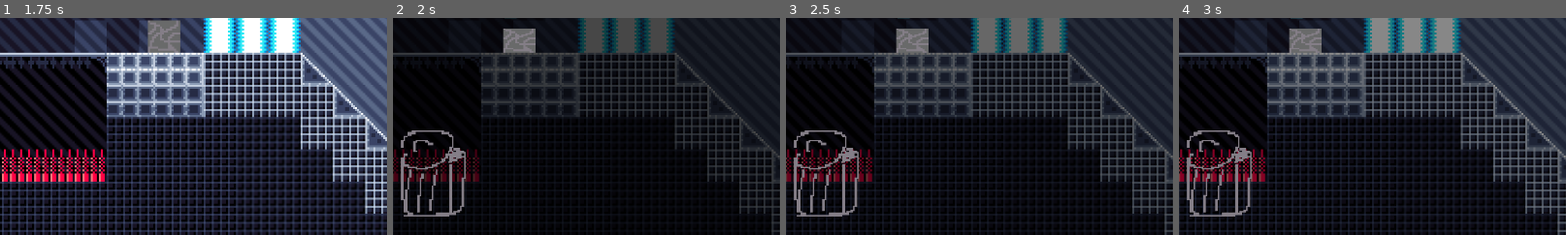
Above: before the commit, frames 1-4 (left to right).
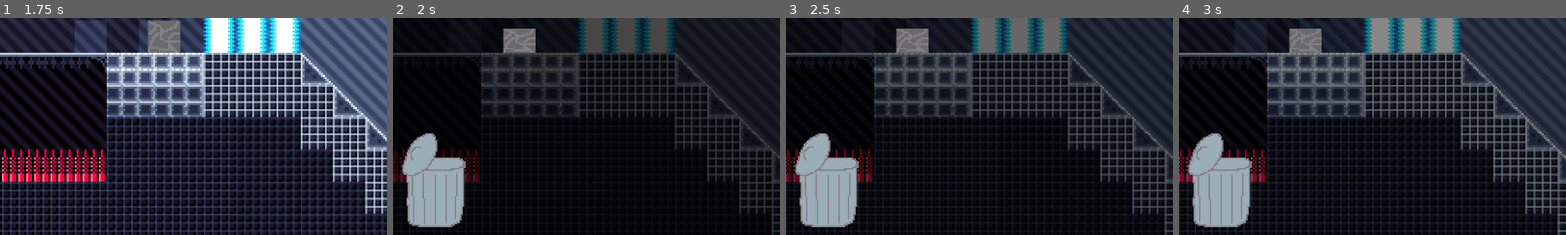
Above: after the commit, the same moments.

Repository: Jcodefox/GMTK2023TeamUmbrellaLand
Game: Godot game, scene res://scenes/main.tscn
Two runs of this game, one before a commit and one after it. Both use one fixed random seed, a clock stepped at 60 frames per second and the inputs below.
Inputs (mouse positions are % of the whole screen's width and height, from its top left):
- Up to frame 1 (1.75 s): move the mouse to (72, 45) at 0.52 s; click (72, 45) at 0.67 s; click "+1" at 1.25 s
- Up to frame 2 (2 s): no input
- Up to frame 3 (2.5 s): move the mouse to (61, 55) at 2.02 s; click (61, 55) at 2.17 s
- Up to frame 4 (3 s): move the mouse to (60, 28) at 2.77 s; click (60, 28) at 2.92 s
The pictures show only the part of the screen within x 45-95%, y 49-99%; the shares and areas given below are measured in that part.

Frame 1 is identical in both runs. In frame 2, 5.9% of the frame differs, in the area x 2-19%, y 51-97%; in frame 3, 5.9%; in frame 4, 5.9%.

Commit message:
Fixed some losing condition bugs

Diff:
--- a/scripts/game_handler.gd
+++ b/scripts/game_handler.gd
@@ -48,13 +48,16 @@
 		get_tree().paused = false
 
 func _process(delta):
+	if UI.get_node("Lose").visible:
+		return
 	if not is_clicked:
 		return
 	is_clicked = Input.is_mouse_button_pressed(MOUSE_BUTTON_LEFT)
 	if not is_clicked and mouse_over_trash:
 		handled_enemy.queue_free()
 		handled_enemy = null
-		enemy_tween.stop()
+		if enemy_tween:
+			enemy_tween.stop()
 		finish_tween()
 		return
 	if handled_enemy == null:
@@ -66,7 +69,6 @@
 		return
 	if not event.button_index == MOUSE_BUTTON_LEFT:
 		return
-
 	if event.pressed:
 		offset = handled_enemy.position - get_global_mouse_position()
 		is_clicked = true
@@ -89,7 +91,8 @@
 		if handled_enemy != null:
 			handled_enemy.process_mode = PROCESS_MODE_INHERIT
 			handled_enemy.z_index = 0
-			enemy_tween.stop()
+			if enemy_tween:
+				enemy_tween.stop()
 			enemy_tween = null
 	)
 
Binary file changed: sprites/trashcan.png
